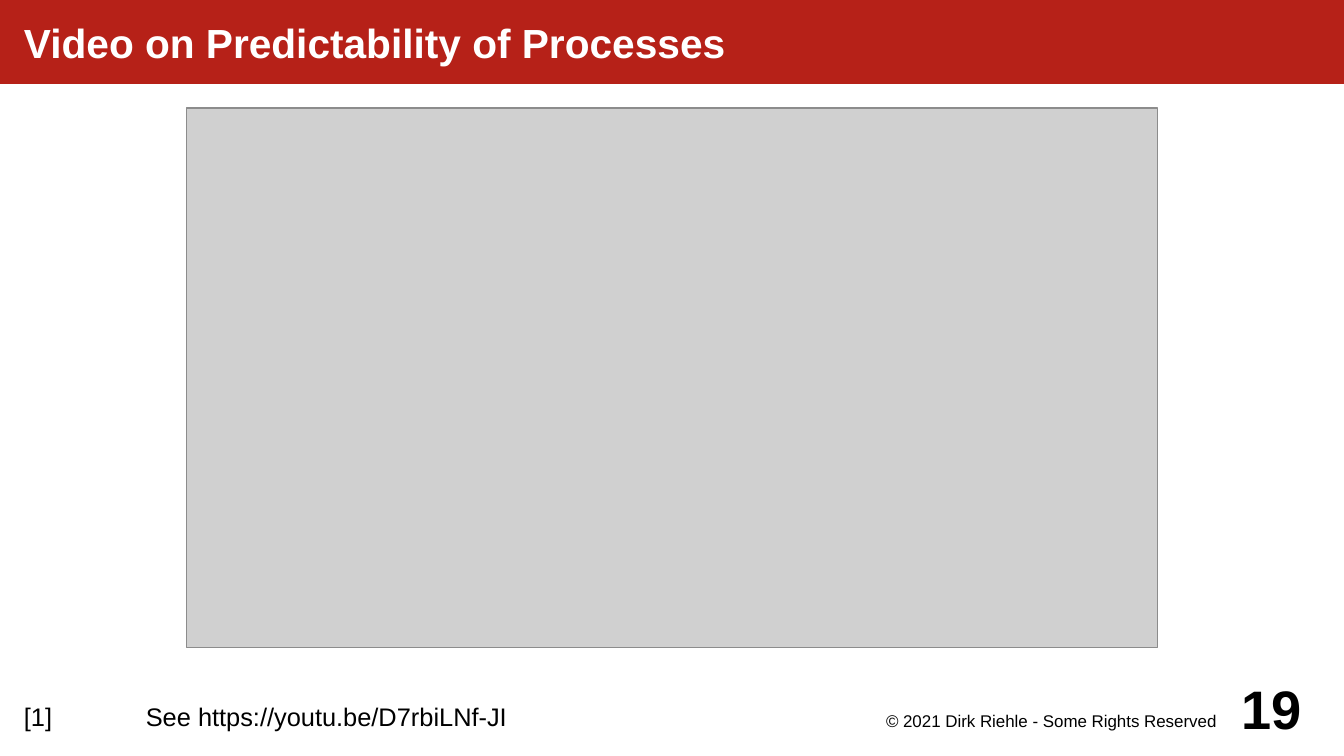
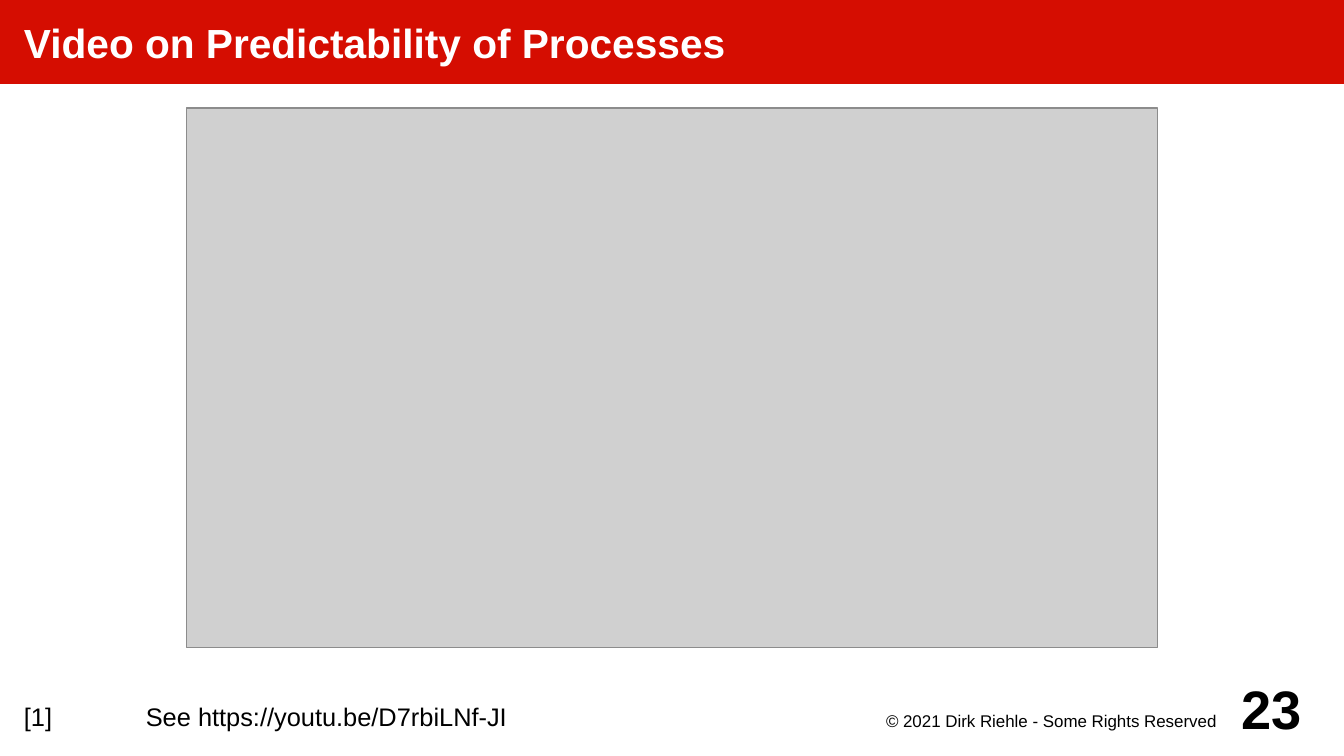
Before and after one commit to dirkriehle/amos-course, a slide deck: slide 23 of Lecture slides/AMOS C02 - Three Process Models.odp (slide 19 before the commit). Drawn at 1344x756 pixels with LibreOffice and Linux fonts; fonts in the diff are those of the drawing; grey boxes stand for pictures. Boxes give left, top, right and bottom in pixels: in the first picture for what was removed or moved away, otherwise in the second. Text is boxed around its words. In the diff, an @@ line names an element or a change of style, - is before the commit and + after.

```diff
--- a/Lecture slides/AMOS C02 - Three Process Models.odp
+++ b/Lecture slides/AMOS C02 - Three Process Models.odp
@@ title "Video on Predictability of Processes" at box(0, 0, 1344, 84): fill #B62118 to #D50D01 @@
@@ page number at box(1242, 691, 1302, 730): text changed @@
-19
+23
```
Also in this commit, not shown: 7 other slides changed, 5 slides added, 5 other files.
